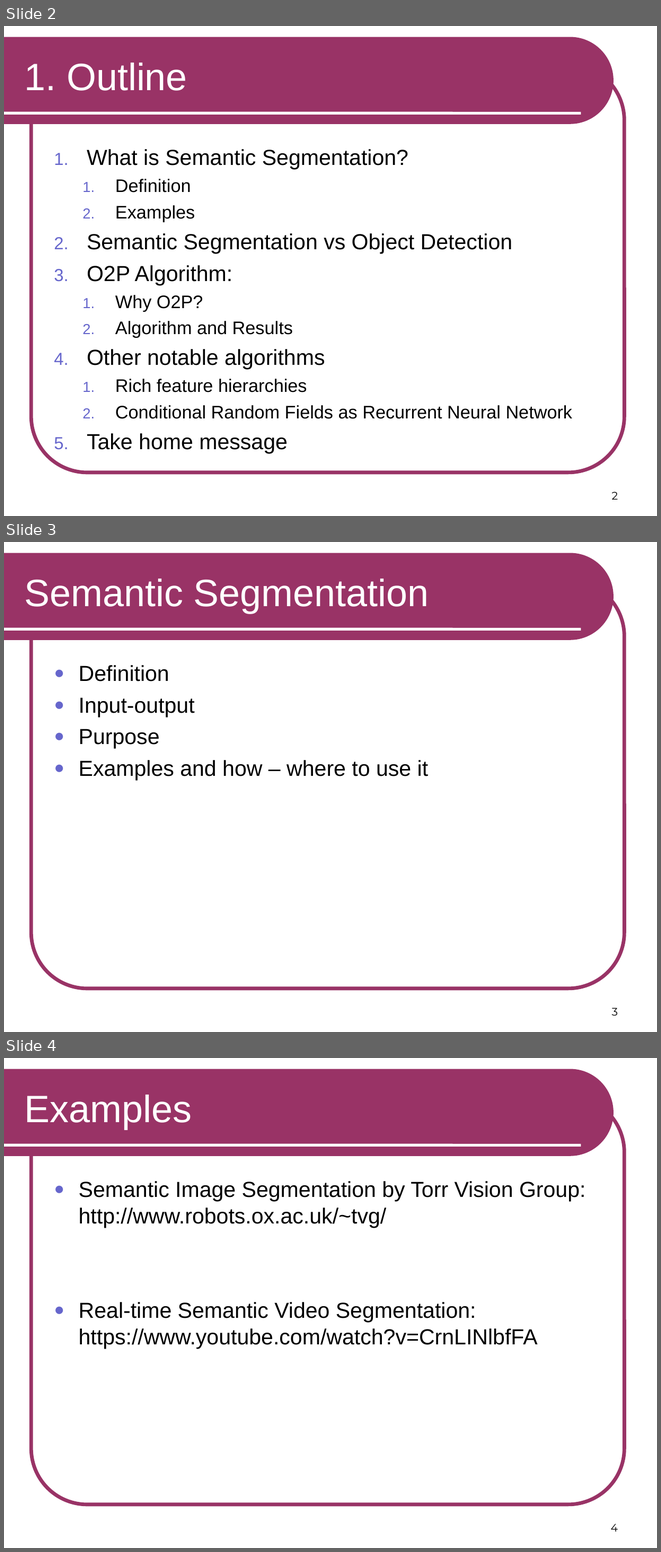
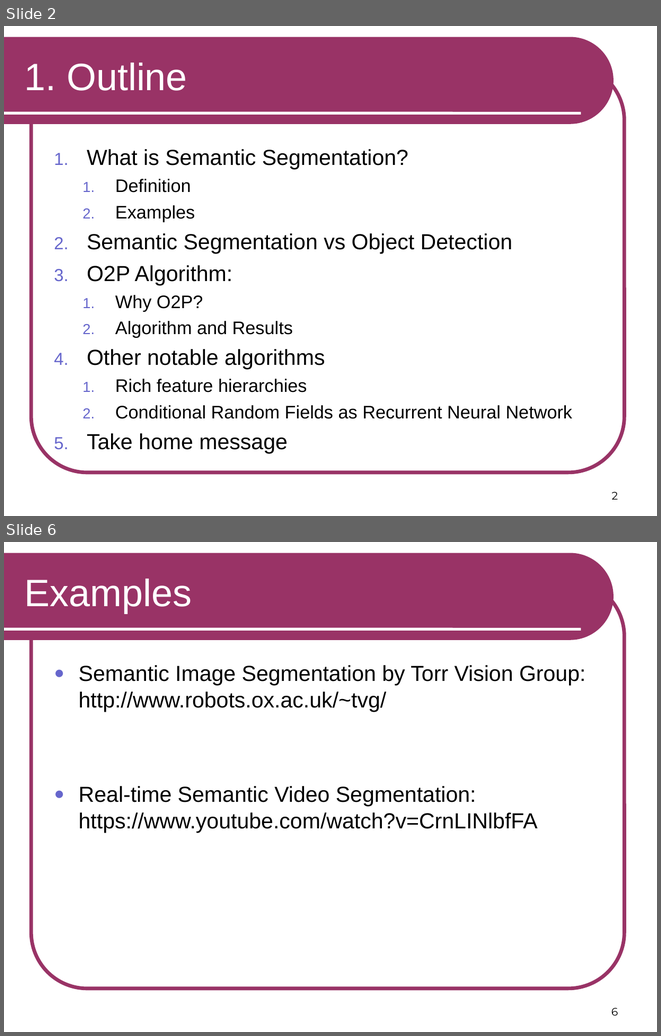
Before and after one commit to RSIP/SSI-SemanticSegmentation, a slide deck: template_slides.ppt. Shown one above the other, each under a label of ours: slides 2, 3 and 4 before the commit, slides 2 and 6 after it; the slides between them are not shown. The pictures are 661x1552 and 661x1036 pixels, drawn with LibreOffice and Linux fonts; fonts in the diff are those of the drawing. Boxes give left, top, right and bottom in pixels: in the first picture for what was removed or moved away, otherwise in the second. Text is boxed around its words. In the diff, an @@ line names an element or a change of style, - is before the commit and + after.

```diff
--- a/template_slides.ppt
+++ b/template_slides.ppt
@@ slide 3 removed at box(4, 542, 657, 1032), background #FFFFFF; not listed: 3 template elements that a slide beside it also shows @@
@@ title removed at box(25, 579, 429, 613) @@
-Semantic Segmentation
@@ text removed at box(79, 665, 428, 780) @@
-● Definition
-● Input-output
-● Purpose
-● Examples and how – where to use it
@@ page number removed at box(612, 1007, 618, 1015) @@
-3
@@ what was slide 4 is now slide 6 @@
@@ page number at box(611, 1007, 618, 1015): text changed @@
-4
+6
```
Also in this commit, not shown: 3 slides changed, 3 slides added.
